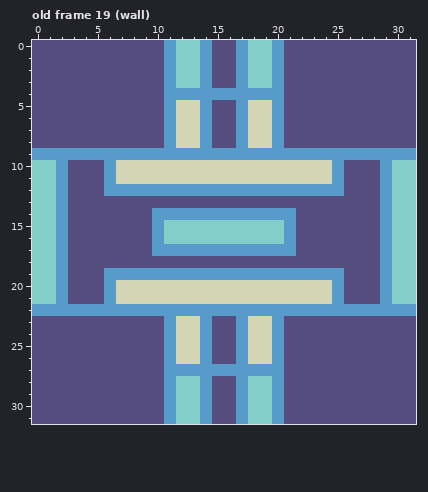
File history of a pixel-art file, assets/ase/tiles.ase. This is how it looked before the edit.
32x32 pixels, 19 frames. Shown: old frame 19 (wall). The commit also changed other frames, which this record leaves out.
After the commit:
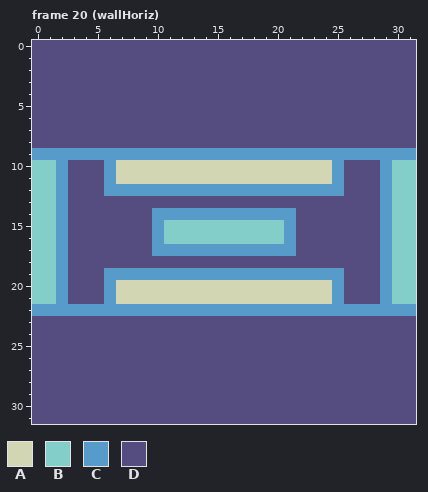
Palette (. is transparent): A #d3d6b2  B #84cec9  C #569bc9  D #554c80
A new or re-ordered frame is compared with the old frame closest to it.
Change:
frames 19 -> 25
--- frame 20 (wallHoriz) is new; against old frame 19 (wall)
@@ x 9..22 @@
- 0 DDCBBCDDCBBCDD
- 1 DDCBBCDDCBBCDD
- 2 DDCBBCDDCBBCDD
- 3 DDCBBCDDCBBCDD
- 4 DDCCCCCCCCCCDD
- 5 DDCAACDDCAACDD
- 6 DDCAACDDCAACDD
- 7 DDCAACDDCAACDD
- 8 DDCAACDDCAACDD
+ 0 DDDDDDDDDDDDDD
+ 1 DDDDDDDDDDDDDD
+ 2 DDDDDDDDDDDDDD
+ 3 DDDDDDDDDDDDDD
+ 4 DDDDDDDDDDDDDD
+ 5 DDDDDDDDDDDDDD
+ 6 DDDDDDDDDDDDDD
+ 7 DDDDDDDDDDDDDD
+ 8 DDDDDDDDDDDDDD
  9 CCCCCCCCCCCCCC
@@ x 9..22 @@
 22 CCCCCCCCCCCCCC
-23 DDCAACDDCAACDD
-24 DDCAACDDCAACDD
-25 DDCAACDDCAACDD
-26 DDCAACDDCAACDD
-27 DDCCCCCCCCCCDD
-28 DDCBBCDDCBBCDD
-29 DDCBBCDDCBBCDD
-30 DDCBBCDDCBBCDD
-31 DDCBBCDDCBBCDD
+23 DDDDDDDDDDDDDD
+24 DDDDDDDDDDDDDD
+25 DDDDDDDDDDDDDD
+26 DDDDDDDDDDDDDD
+27 DDDDDDDDDDDDDD
+28 DDDDDDDDDDDDDD
+29 DDDDDDDDDDDDDD
+30 DDDDDDDDDDDDDD
+31 DDDDDDDDDDDDDD
Pixel boxes of the changes (left, top, right, bottom) in both pictures:
changed: (164, 40, 284, 148)
changed: (164, 316, 284, 424)
